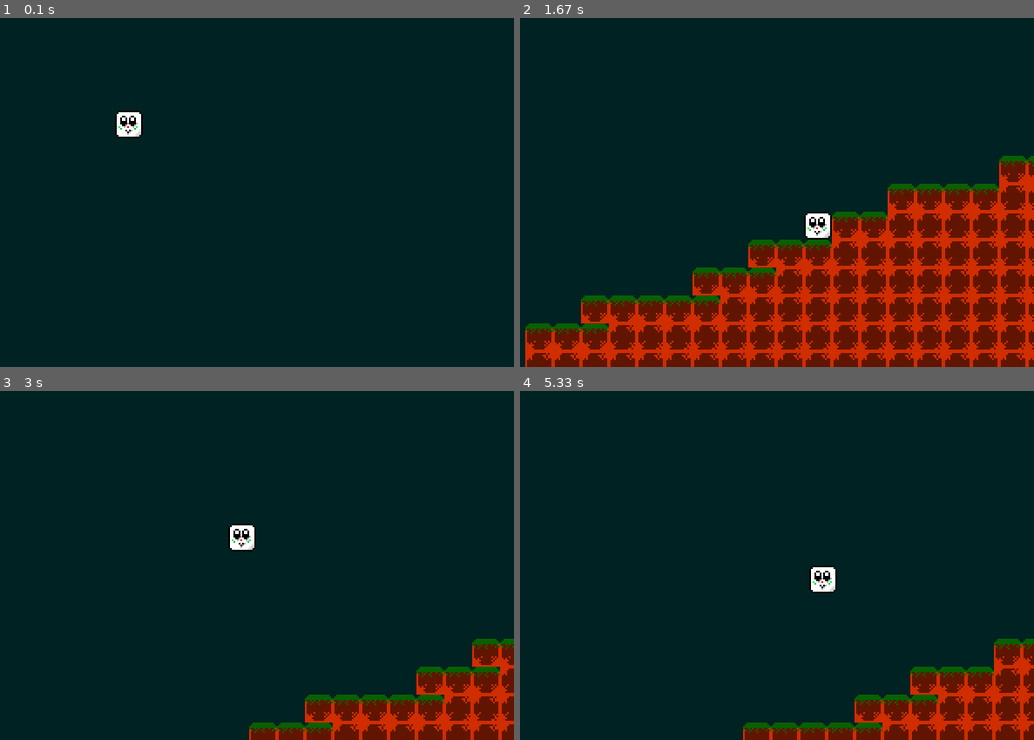
Above: before the commit, frames 1-4 (two rows, left to right).
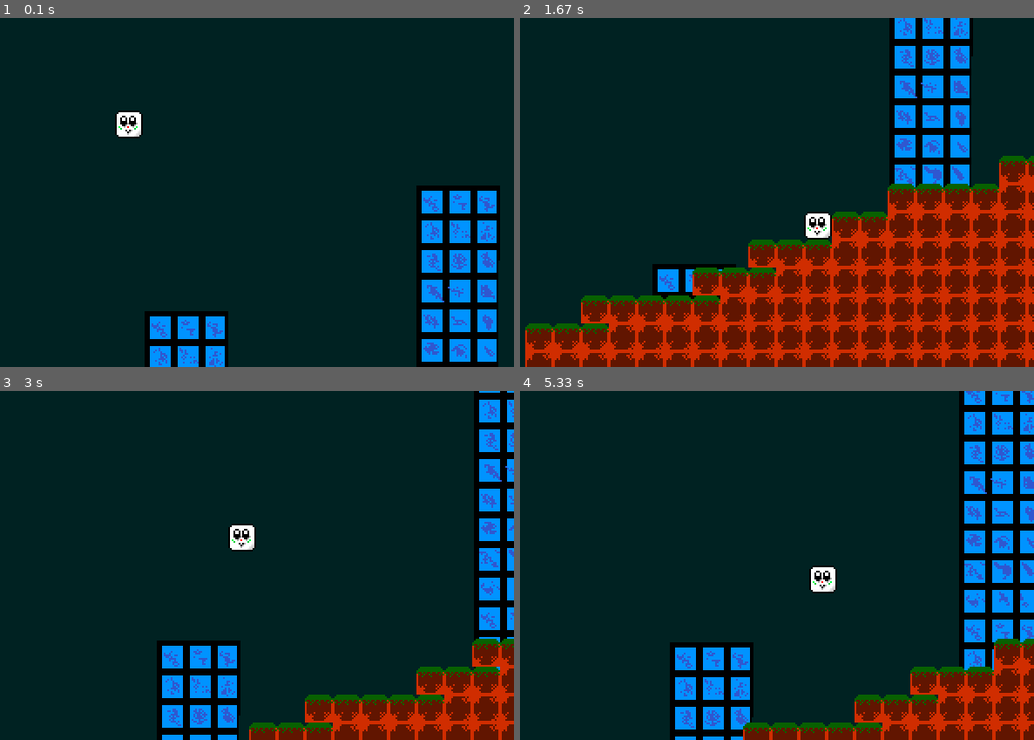
Above: after the commit, the same moments.

Repository: Daniru2007/my-pygame-engine
Game: pygame game, started from main.py
The game is run twice, just before and just after one commit, with the same random seed, the same clock (stepped at 60 frames per second) and the same inputs.
Inputs:
- Up to frame 1 (0.1 s): no input
- Up to frame 2 (1.67 s): hold Right 0.33-0.8 s; hold Up 0.83-1.13 s; hold Right 1.17-1.63 s
- Up to frame 3 (3 s): hold Left 1.67-2.2 s; hold Left 2.23-2.63 s; hold Up from 2.67 s (still down)
- Up to frame 4 (5.33 s): release Up at 3.03 s; hold Right 3.07-3.7 s; hold Left 3.73-4.2 s; hold Right 4.23-4.7 s; hold Up 4.73-5.03 s; hold Right from 5.07 s (still down)

The runs differ from the first frame. In frame 1, 11% of the frame differs, in the area x 28-98%, y 48-100%; in frame 2, 8.5%; in frame 3, 10%; in frame 4, 15%, in the area x 29-100%, y 0-100%.

Commit message:
[FEATURE] moving background objects

Diff:
--- /dev/null
+++ b/data/animations/player.json
@@ -0,0 +1,3 @@
+{
+    "idle":[]
+}
--- a/engine/entity.py
+++ b/engine/entity.py
@@ -19,7 +19,8 @@
         self.action = 'idle'
         self.animation = None
         self.animation_frame = 0
-        self.animation_tags = []
+        self.animation_tags = {}
+        self.animation_database = []
         self.x_vel = 0
         self.vel = 3
         self.right = [False, False]
@@ -28,6 +29,9 @@
 
     def set_action(self, action):
         self.action = action
+
+    def load_animations(self, path):
+        pass
 
     def rect(self):
         return pygame.Rect(self.x, self.y, self.width, self.height)
--- a/engine/loadmap.py
+++ b/engine/loadmap.py
@@ -11,6 +11,8 @@
         self.height = self.map_file["layers"][0]["height"]
         self.tile_height = self.map_file["tileheight"]
         self.tile_width = self.map_file["tilewidth"]
+        self.act_height = self.height * self.tile_height
+        self.act_width = self.width * self.tile_width
         self.database = {}
         for tile in self.map_file["tilesets"]:
             index = tile["firstgid"]
--- a/main.py
+++ b/main.py
@@ -1,5 +1,6 @@
 import pygame
 import sys
+import random
 
 
 import engine as e
@@ -16,6 +17,17 @@
 
 map = Map("data/imgs/tiles", "data/maps/level1")
 
+building = pygame.image.load('data/imgs/objects/building.png')
+
+background_objects = []
+
+for i in range(20):
+    background_objects.append([pygame.Rect(random.randint(
+        0, map.act_width), random.randint(0, 500), random.randint(60, 300), map.act_height),
+        round(random.uniform(0.0, 0.5), 2), (random.randint(20, 60), random.randint(90, 255),  random.randint(0, 1))])
+
+background_objects.sort(key=lambda x:x[1], reverse=True )
+
 scroll = [0, 0]
 run = True
 while run:
@@ -26,6 +38,10 @@
 
     scroll[0] += (player.x - scroll[0] - 152) / 10
     scroll[1] += (player.y - scroll[1] - 106) / 10
+
+    for object in background_objects:
+        display.blit(building,  pygame.Rect(
+            object[0].x - scroll[0] * object[1], object[0].y - scroll[1] * object[1], object[0].width, object[0].height))
 
     player.movement = [0, 0]
     for event in pygame.event.get():
Binary file added: data/imgs/objects/building.png
